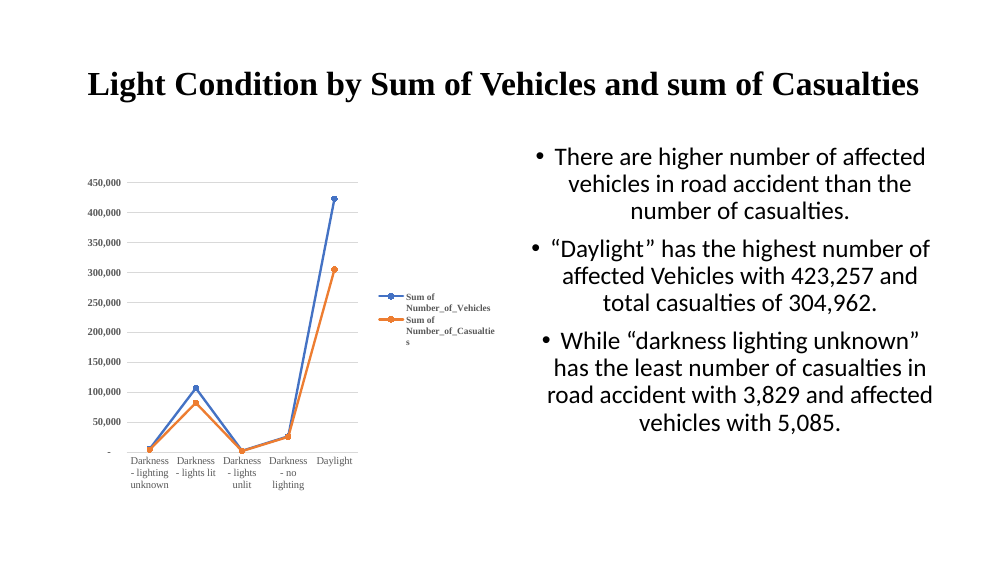
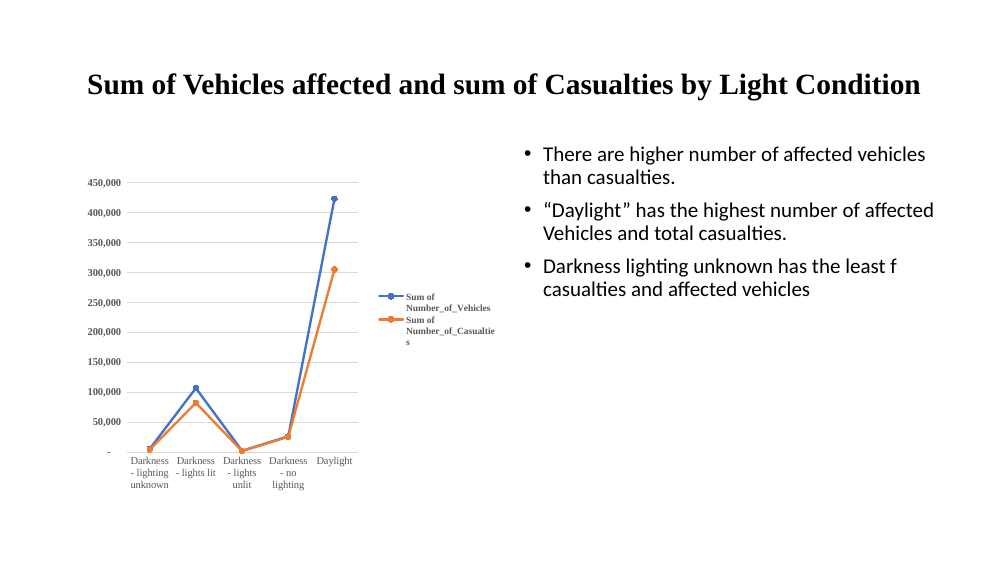
Before and after one commit to Amy2220/Amy_Projects, a slide deck: slide 5 of Road_Accident_Analysis/Road_Accident_Data.pptx. Drawn at 1008x567 pixels with LibreOffice and Linux fonts; fonts in the diff are those of the drawing. Boxes give left, top, right and bottom in pixels: in the first picture for what was removed or moved away, otherwise in the second. Text is boxed around its words. In the diff, an @@ line names an element or a change of style, - is before the commit and + after.

```diff
--- a/Road_Accident_Analysis/Road_Accident_Data.pptx
+++ b/Road_Accident_Analysis/Road_Accident_Data.pptx
@@ title at [87,73,921,100]: text changed; size 32 to 28 pt @@
-Light Condition by Sum of Vehicles and sum of Casualties
+Sum of Vehicles affected and sum of Casualties by Light Condition
@@ text at [543,146,934,296]: text changed; size 24 to 20 pt @@
-• There are higher number of affected vehicles in road accident than the number of casualties.
-• “Daylight” has the highest number of affected Vehicles with 423,257 and total casualties of 304,962.
-• While “darkness lighting unknown” has the least number of casualties in road accident with 3,829 and affected vehicles with 5,085.
+• There are higher number of affected vehicles than casualties.
+• “Daylight” has the highest number of affected Vehicles and total casualties.
+• Darkness lighting unknown has the least f casualties and affected vehicles
```
Also in this commit, not shown: 6 other slides changed.
